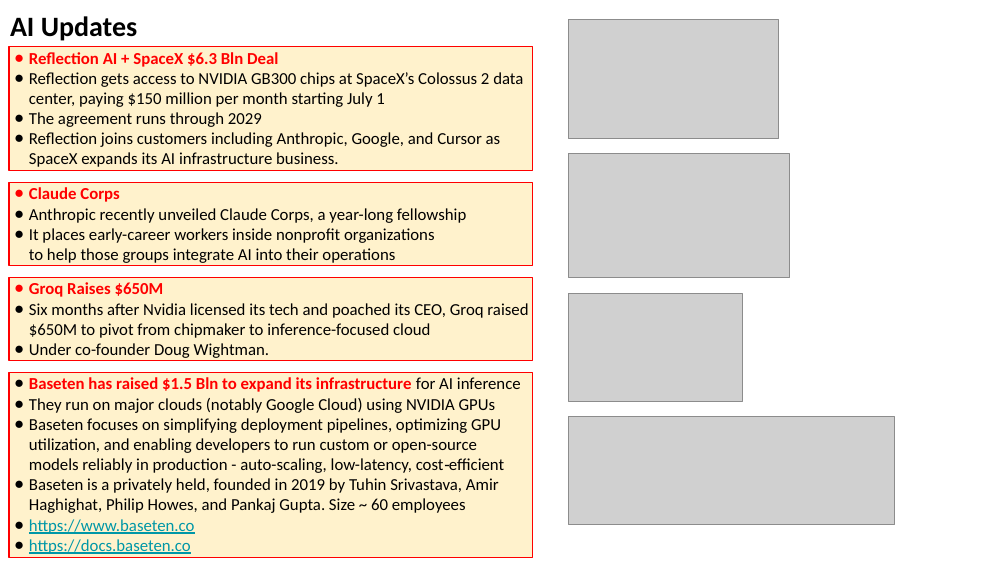
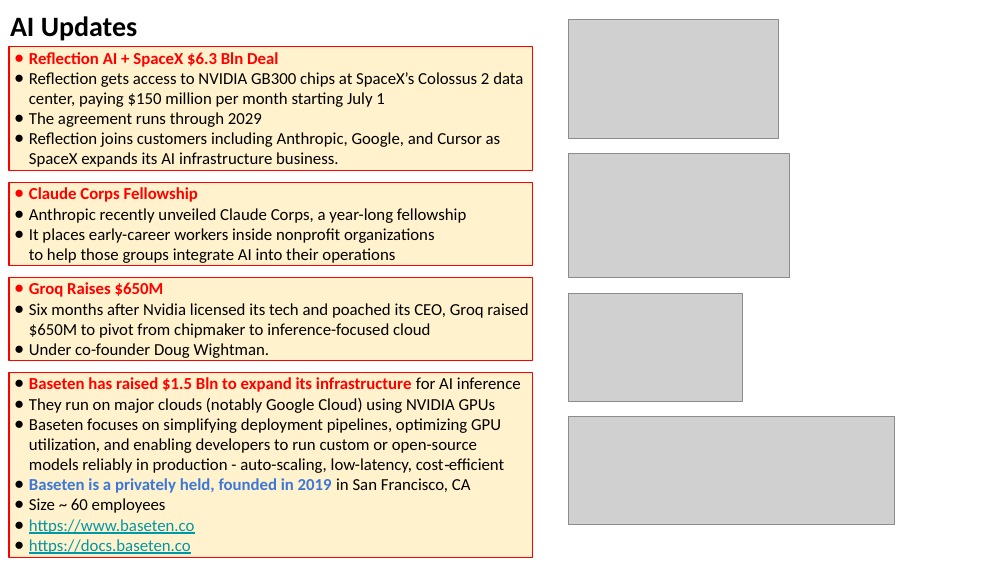
Before and after one commit to lselector/seminar, a slide deck: slide 12 of 2026/2026-06-26-AI-Updates.pptx (slide 10 before the commit). Drawn at 1008x567 pixels with LibreOffice and Linux fonts; fonts in the diff are those of the drawing; grey boxes stand for pictures. Boxes give left, top, right and bottom in pixels: in the first picture for what was removed or moved away, otherwise in the second. Text is boxed around its words. In the diff, an @@ line names an element or a change of style, - is before the commit and + after.

```diff
--- a/2026/2026-06-26-AI-Updates.pptx
+++ b/2026/2026-06-26-AI-Updates.pptx
@@ text in rectangle at [29, 187, 198, 202]: text changed @@
-● Claude Corps
+● Claude Corps Fellowship
@@ text in rectangle at [29, 478, 471, 513]: text changed; text colour #000000 to #3C78D8; bold on @@
-● Baseten is a privately held, founded in 2019 by Tuhin Srivastava, Amir Haghighat, Philip Howes, and Pankaj Gupta. Size ~ 60 employees
+● Baseten is a privately held, founded in 2019 in San Francisco, CA
+● Size ~ 60 employees
```
Also in this commit, not shown: 6 other slides changed, 9 slides added.
